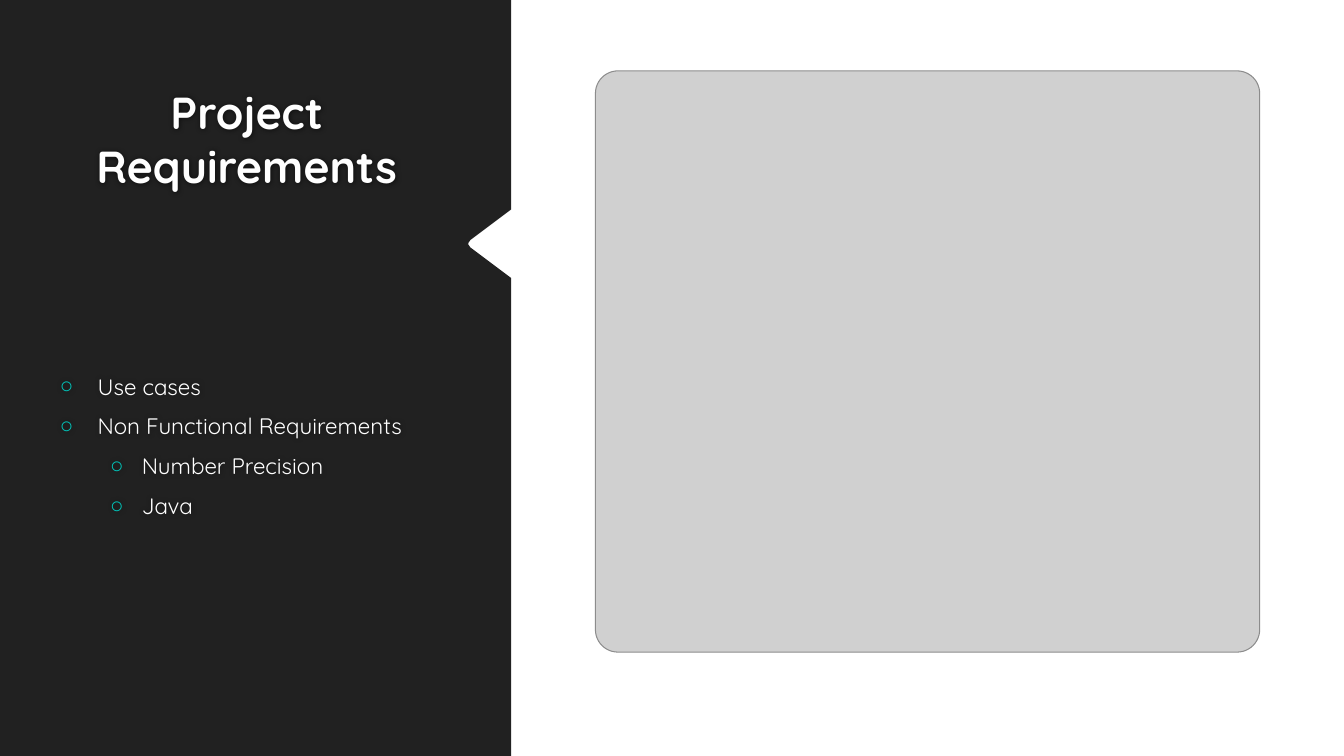
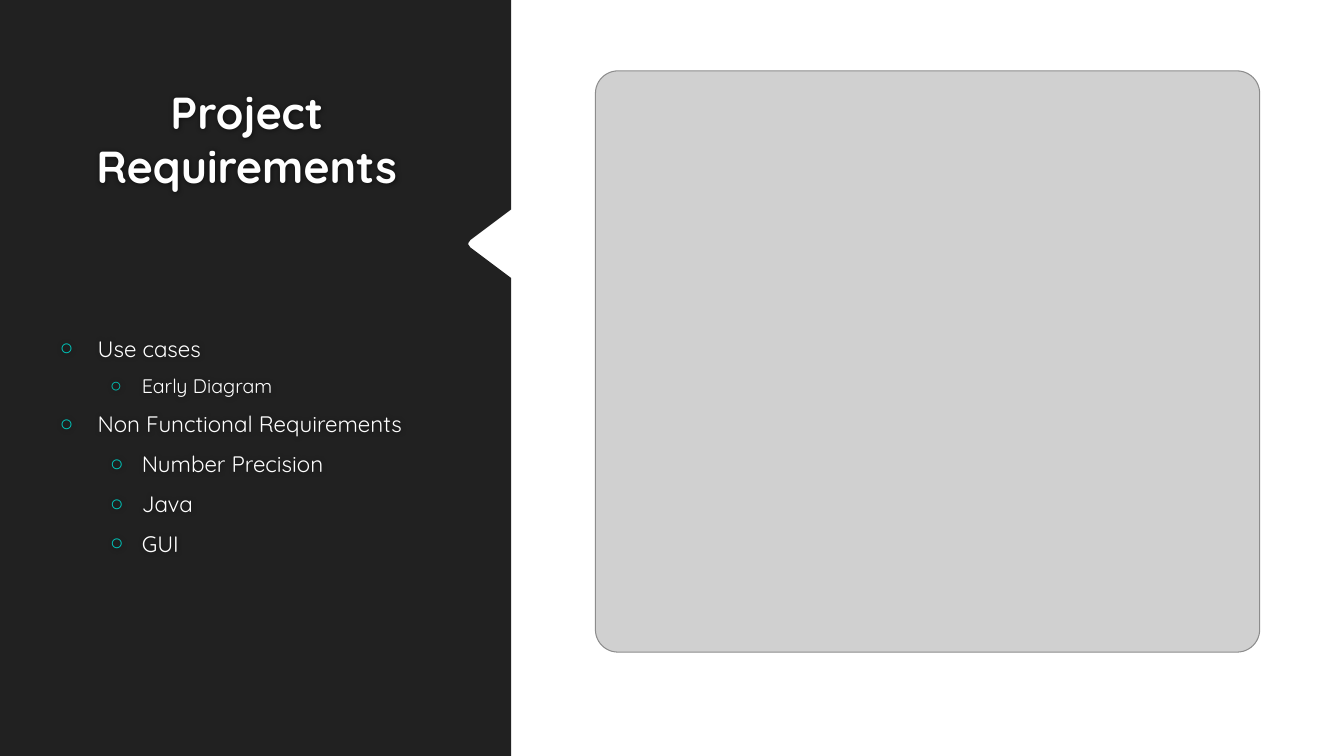
Before and after one commit to Fastwatch/FastWatch361, a slide deck: slide 3 of Artifacts/Presentation/Fastwatch.pptx (slide 4 before the commit). Drawn at 1344x756 pixels with LibreOffice and Linux fonts; fonts in the diff are those of the drawing; grey boxes stand for pictures; background and template pictures are left out. Boxes give left, top, right and bottom in pixels: in the first picture for what was removed or moved away, otherwise in the second. Text is boxed around its words. In the diff, an @@ line names an element or a change of style, - is before the commit and + after.

```diff
--- a/Artifacts/Presentation/Fastwatch.pptx
+++ b/Artifacts/Presentation/Fastwatch.pptx
@@ text at [142,378,272,397]: paragraph added @@
+  ○ Early Diagram
@@ text at [142,536,179,553]: paragraph added @@
+  ○ GUI
```
Also in this commit, not shown: 3 other slides changed, 2 slides added, 3 slides removed, 3 other files.
